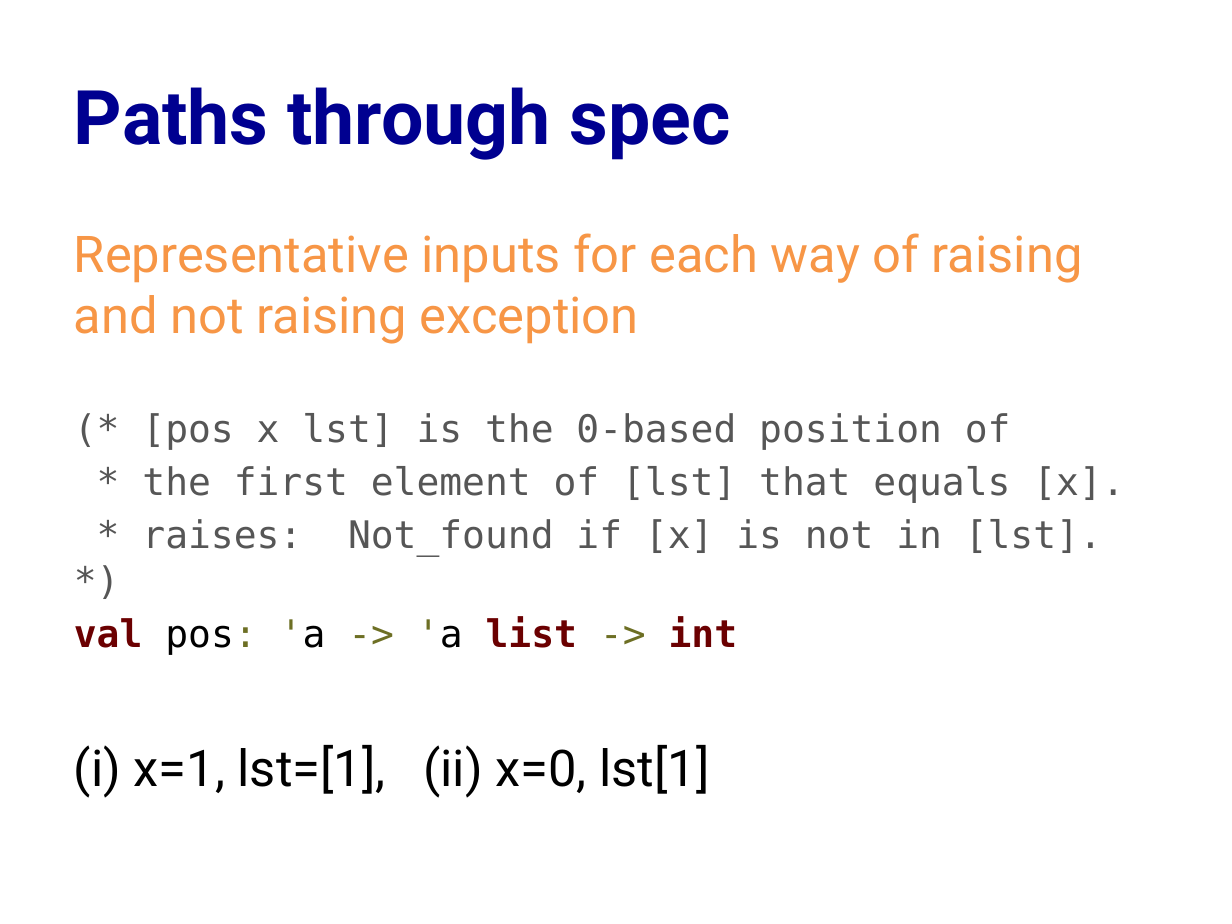
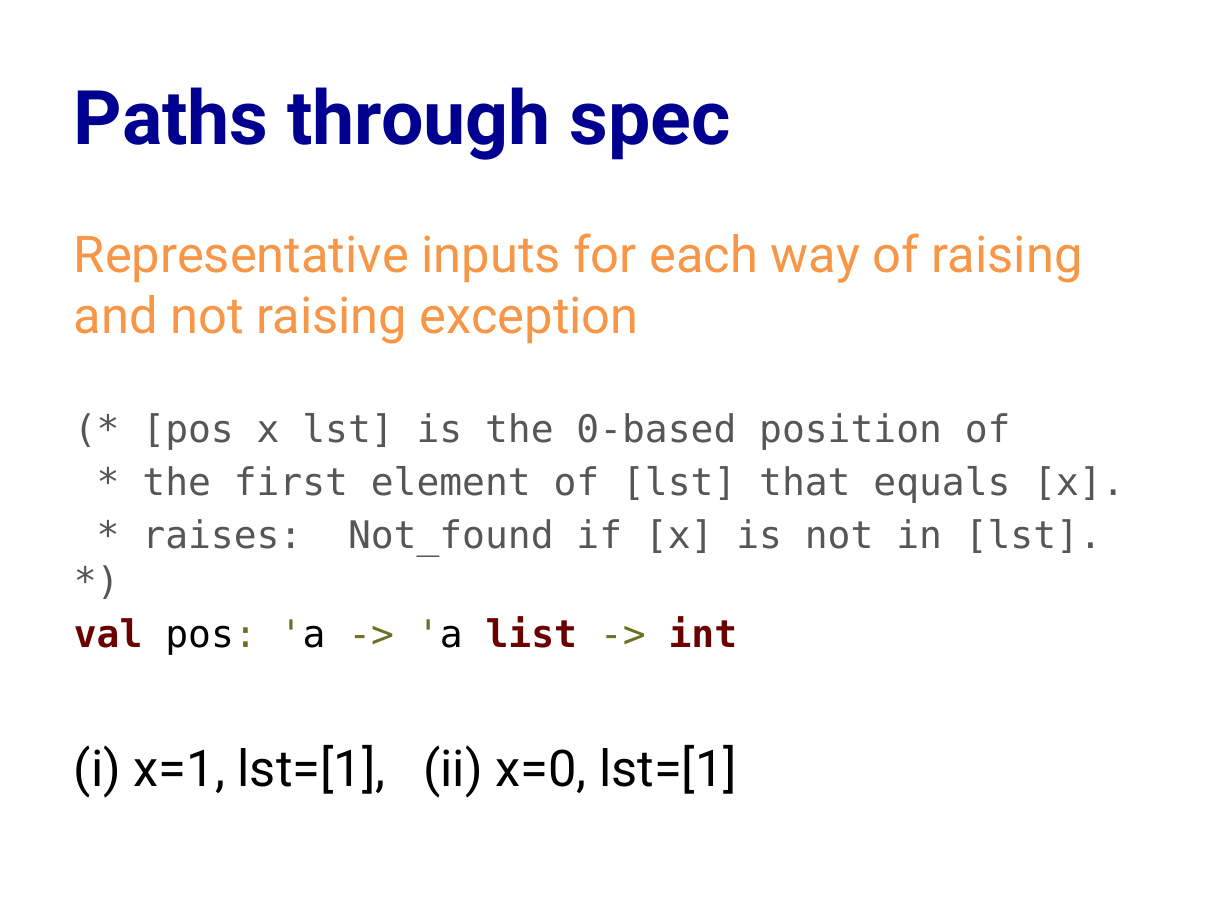
Before and after one commit to cs3110/materials-2019fa, a slide deck: slide 27 of 10-test/lec.pptx. Drawn at 1232x924 pixels with LibreOffice and Linux fonts; fonts in the diff are those of the drawing. Boxes give left, top, right and bottom in pixels: in the first picture for what was removed or moved away, otherwise in the second. Text is boxed around its words. In the diff, an @@ line names an element or a change of style, - is before the commit and + after.

```diff
--- a/10-test/lec.pptx
+++ b/10-test/lec.pptx
@@ text at (74,745,737,798): text changed @@
-(i) x=1, lst=[1], (ii) x=0, lst[1]
+(i) x=1, lst=[1], (ii) x=0, lst=[1]
```
Also in this commit, not shown: 1 other file.
